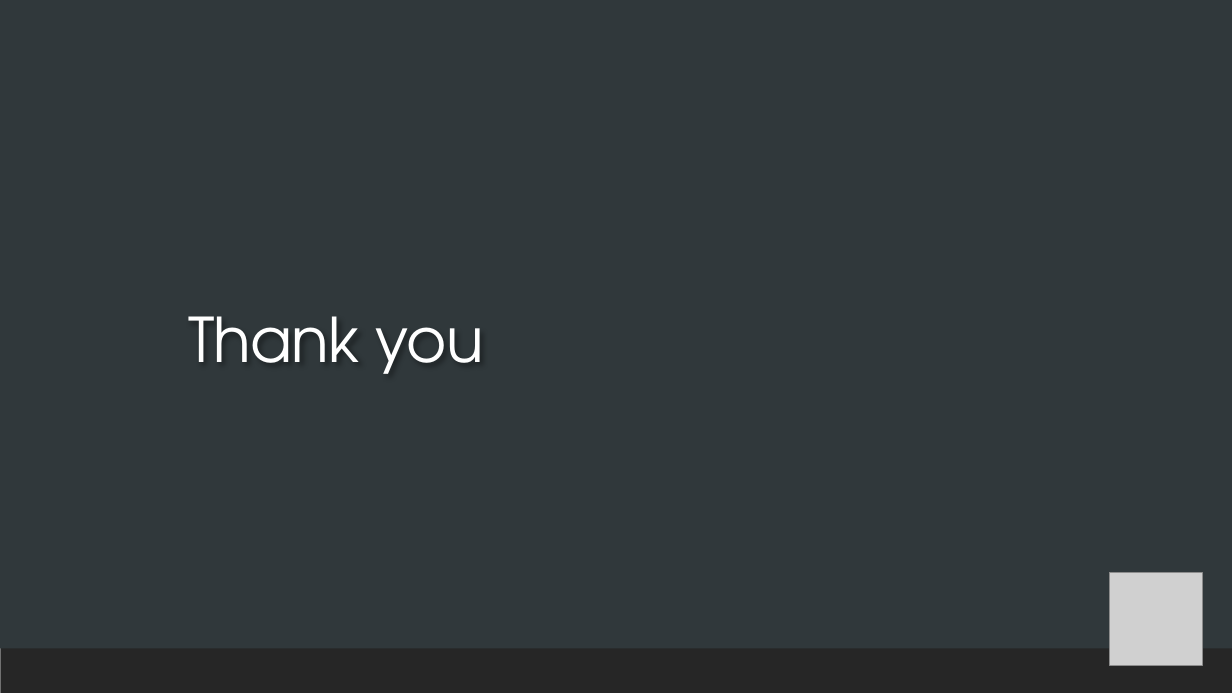
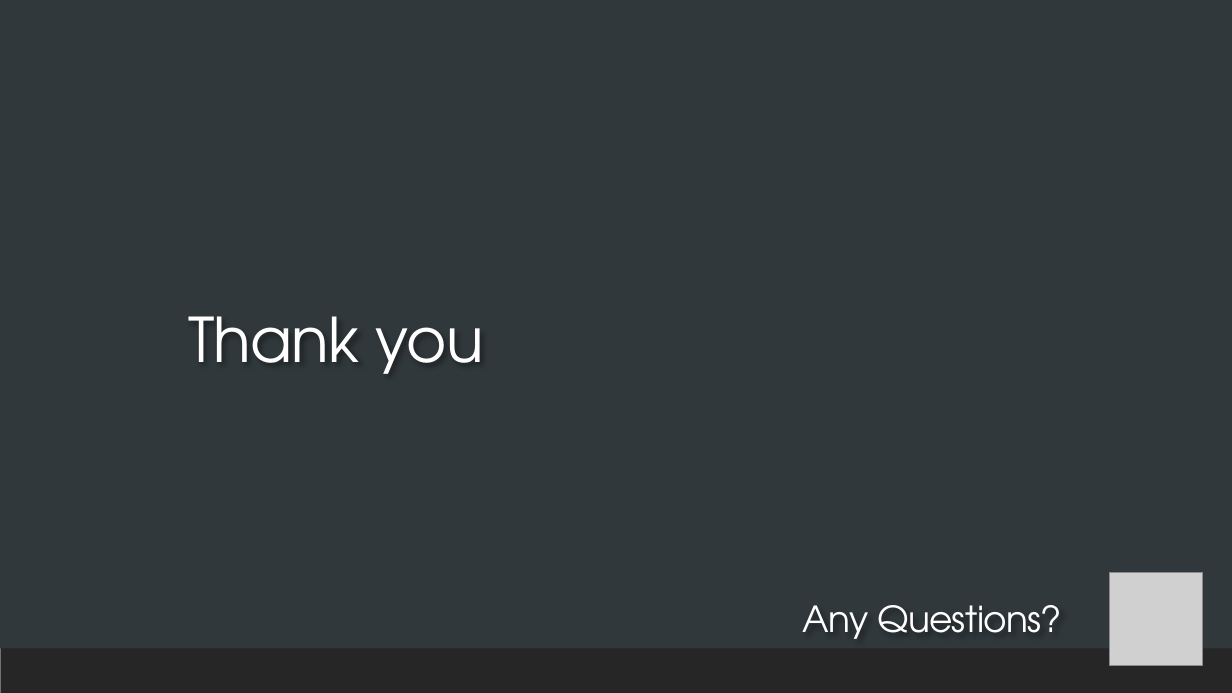
Before and after one commit to salemeid/Tuwaiq-DS-my-project, a slide deck: slide 14 of My_presentation_chess.pptx (slide 13 before the commit). Drawn at 1232x693 pixels with LibreOffice and Linux fonts; fonts in the diff are those of the drawing; grey boxes stand for pictures. Boxes give left, top, right and bottom in pixels: in the first picture for what was removed or moved away, otherwise in the second. Text is boxed around its words. In the diff, an @@ line names an element or a change of style, - is before the commit and + after.

```diff
--- a/My_presentation_chess.pptx
+++ b/My_presentation_chess.pptx
@@ text added at [803,605,1062,639], 28 pt, text #FFFFFF @@
+Any Questions?
```
Also in this commit, not shown: 4 other slides changed, 3 slides added, 2 slides removed, 4 other files.
